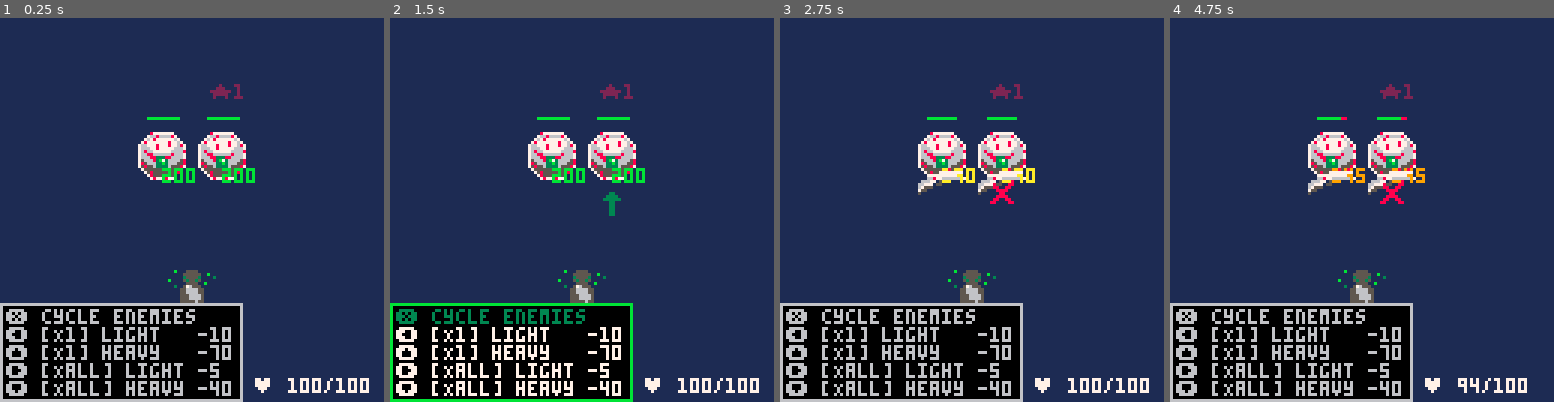
Above: before the commit, frames 1-4 (left to right).
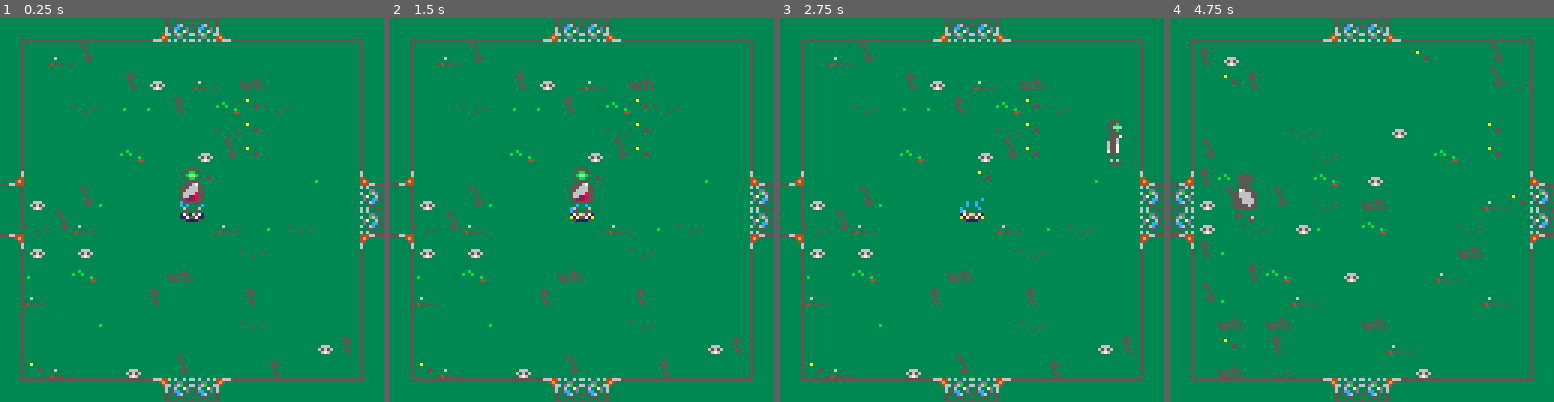
Above: after the commit, the same moments.

Repository: robertvargas-irq/gamedev-pico8-game-source
Game: PICO-8 cartridge apocalypse_couriers.p8
The game is run twice, just before and just after one commit, with the same random seed, the same clock (stepped at 60 frames per second) and the same inputs.
Inputs:
- Up to frame 1 (0.25 s): no input
- Up to frame 2 (1.5 s): tap X (X key) at 0.33, 1.07 s; tap O (Z key) at 0.7 s
- Up to frame 3 (2.75 s): hold Right 1.6-2.1 s; tap O (Z key) at 1.7, 2.1, 2.5 s; tap X (X key) at 1.85 s; hold Up 2.15-2.42 s; hold Right from 2.47 s (still down)
- Up to frame 4 (4.75 s): tap O (Z key) every 0.4 s from 2.9 to 4.5 s; tap X (X key) at 2.97, 4.08 s; release Right at 3.03 s; hold Left 3.08-3.58 s; hold Down 3.63-3.97 s; hold Right 4.02-4.68 s; hold Up from 4.73 s (still down)

The runs differ from the first frame. In frame 1, 100% of the frame differs, in the area x 0-100%, y 0-100%; in frame 2, 99%; in frame 3, 100%; in frame 4, 100%.

Commit message:
Removed debug

Diff:
--- a/room.lua
+++ b/room.lua
@@ -28,8 +28,8 @@
         entered_from={0,0}
     }
     -- if enemies, generate
-    -- if self.hostile then
-    if true then -- ! debug
+    if self.hostile then
+    -- if true then -- ! debug
         self.enemy_count=__enemy_count(config.room_difficulty)
 
         -- ! TODO: GENERATE ENEMY TYPES
@@ -177,6 +177,11 @@
             -- if queue empty, set new room as "end" room and exit
             if queue[1]==nil then
                 floor.tail=new_r
+
+                -- remove enemies
+                new_r.enemies=nil
+                new_r.__enemy_count=0
+                new_r.__has_enemies=false
             end
 
 
